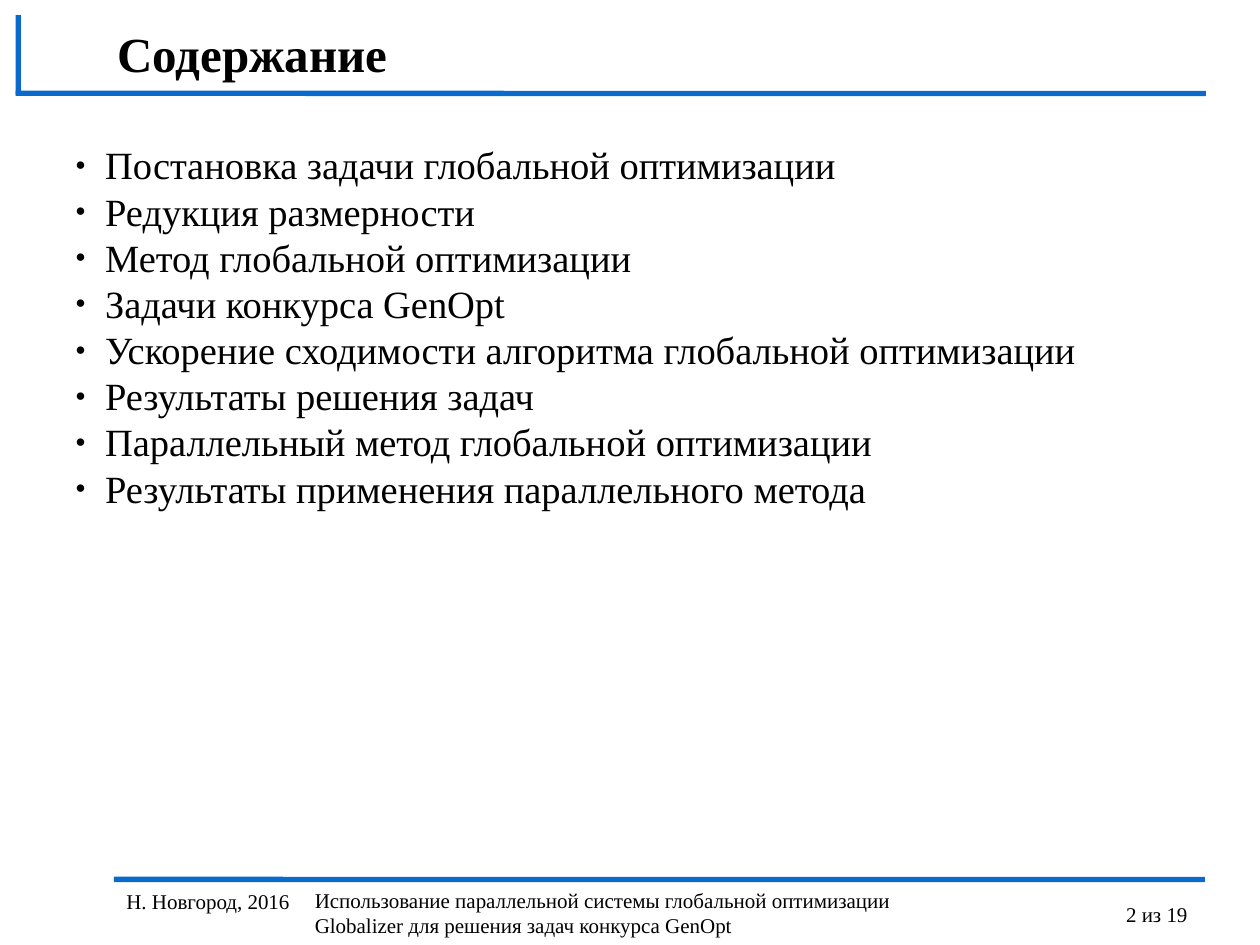
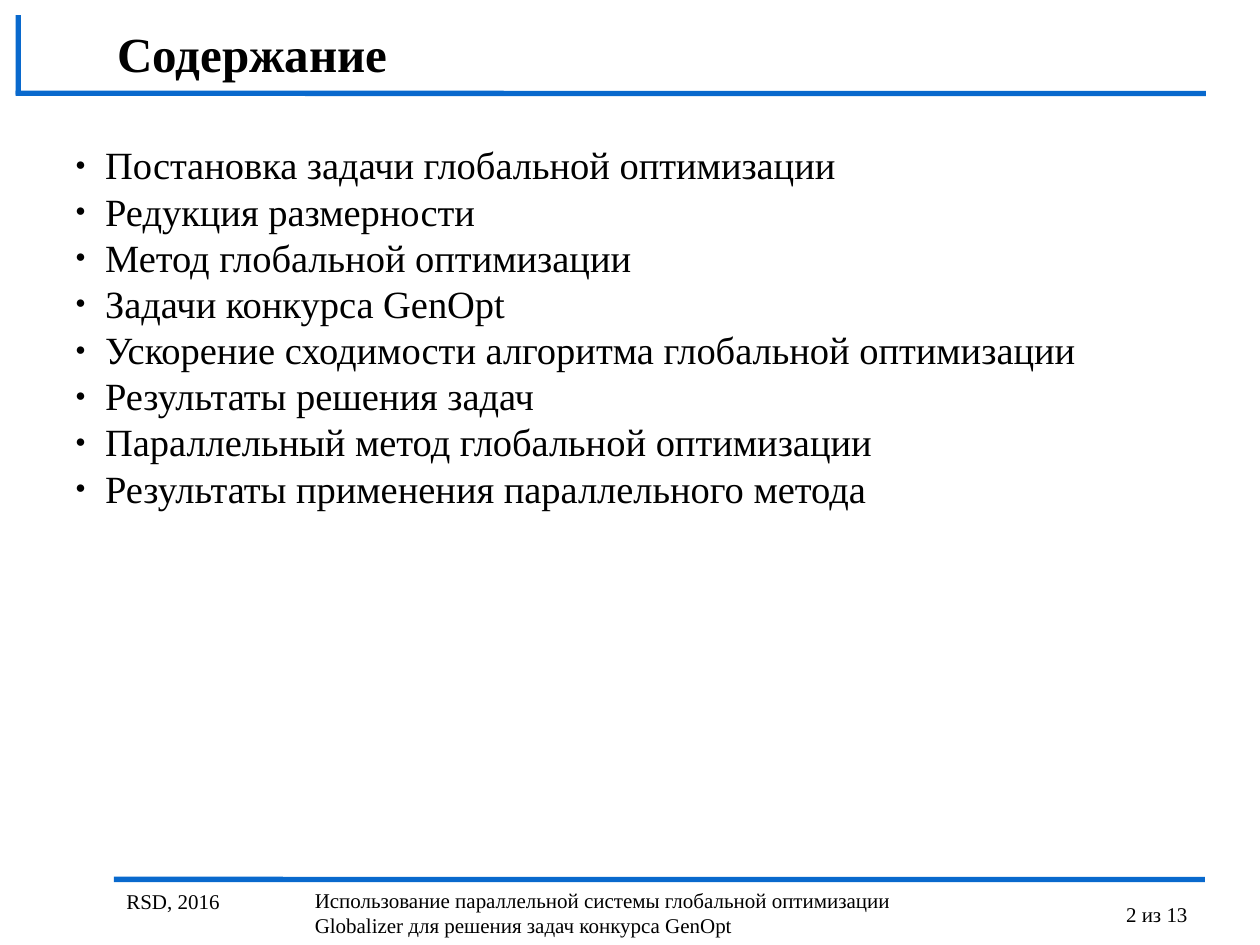
Before and after one commit to kabarkalov/GlobOptPapers, a slide deck: slide 2 of 2016/RSD/RSD_Sovrasov.odp. Drawn at 1260x945 pixels with LibreOffice and Linux fonts; fonts in the diff are those of the drawing; background and template pictures are left out. Boxes give left, top, right and bottom in pixels: in the first picture for what was removed or moved away, otherwise in the second. Text is boxed around its words. In the diff, an @@ line names an element or a change of style, - is before the commit and + after.

```diff
--- a/2016/RSD/RSD_Sovrasov.odp
+++ b/2016/RSD/RSD_Sovrasov.odp
@@ text at [126, 895, 220, 912]: text changed @@
-Н. Новгород, 2016
+RSD, 2016
@@ page number at [1126, 908, 1188, 923]: text changed @@
-2 из 19
+2 из 13
```
Also in this commit, not shown: 10 other slides changed, 2 slides added, 2 slides removed.
